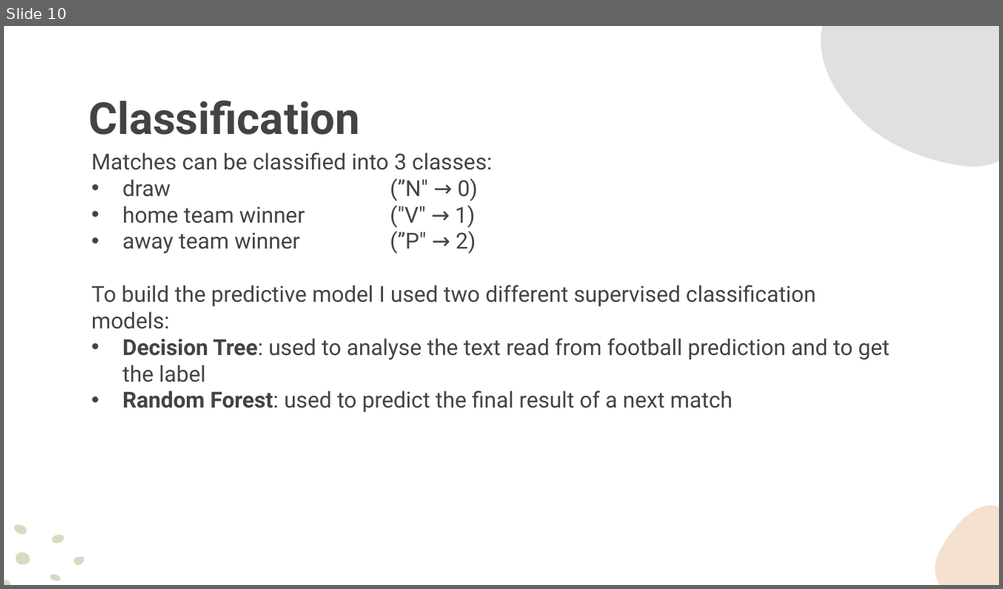
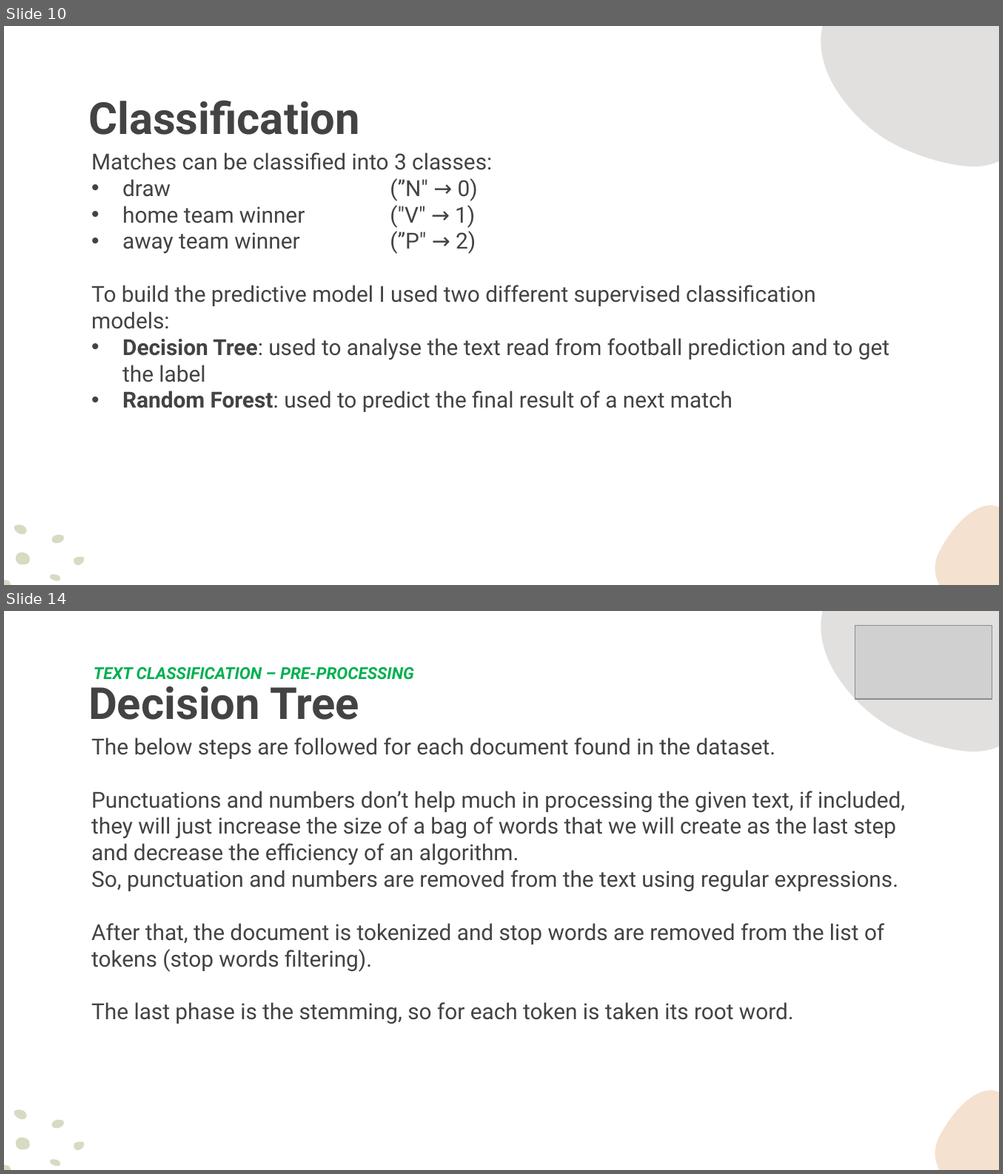
Before and after one commit to Malesone/The-winner-of-the-next-game, a slide deck: Presentation.pptx. Shown one above the other, each under a label of ours: slide 10 before the commit, slides 10 and 14 after it; the slides between them are not shown. The pictures are 1003x589 and 1003x1174 pixels, drawn with LibreOffice and Linux fonts; fonts in the diff are those of the drawing; grey boxes stand for pictures; background and template pictures are left out. Boxes give left, top, right and bottom in pixels: in the first picture for what was removed or moved away, otherwise in the second. Text is boxed around its words. In the diff, an @@ line names an element or a change of style, - is before the commit and + after.

```diff
--- a/Presentation.pptx
+++ b/Presentation.pptx
@@ slide 14 added at bbox=[4, 611, 999, 1170], background picture (left out); not listed: 2 template elements that a slide beside it also shows @@
@@ picture added at bbox=[854, 626, 992, 700] @@
@@ text added at bbox=[94, 667, 414, 680], 12 pt, text #00B050, bold, italic @@
+TEXT CLASSIFICATION – PRE-PROCESSING
@@ text added at bbox=[88, 678, 359, 720], 32 pt, text #434343, bold @@
+Decision Tree
@@ text added at bbox=[91, 738, 905, 1024], 16 pt, text #434343 @@
+The below steps are followed for each document found in the dataset.
+Punctuations and numbers don’t help much in processing the given text, if included, they will just increase the size of a bag of words that we will create as the last step and decrease the efficiency of an algorithm.
+So, punctuation and numbers are removed from the text using regular expressions.
+After that, the document is tokenized and stop words are removed from the list of tokens (stop words filtering).
+The last phase is the stemming, so for each token is taken its root word.
@@ group added at bbox=[4, 1105, 88, 1170]: 6 freeform shapes @@
```
Also in this commit, not shown: 2 slides changed, 1 other slide added, 12 other files.
